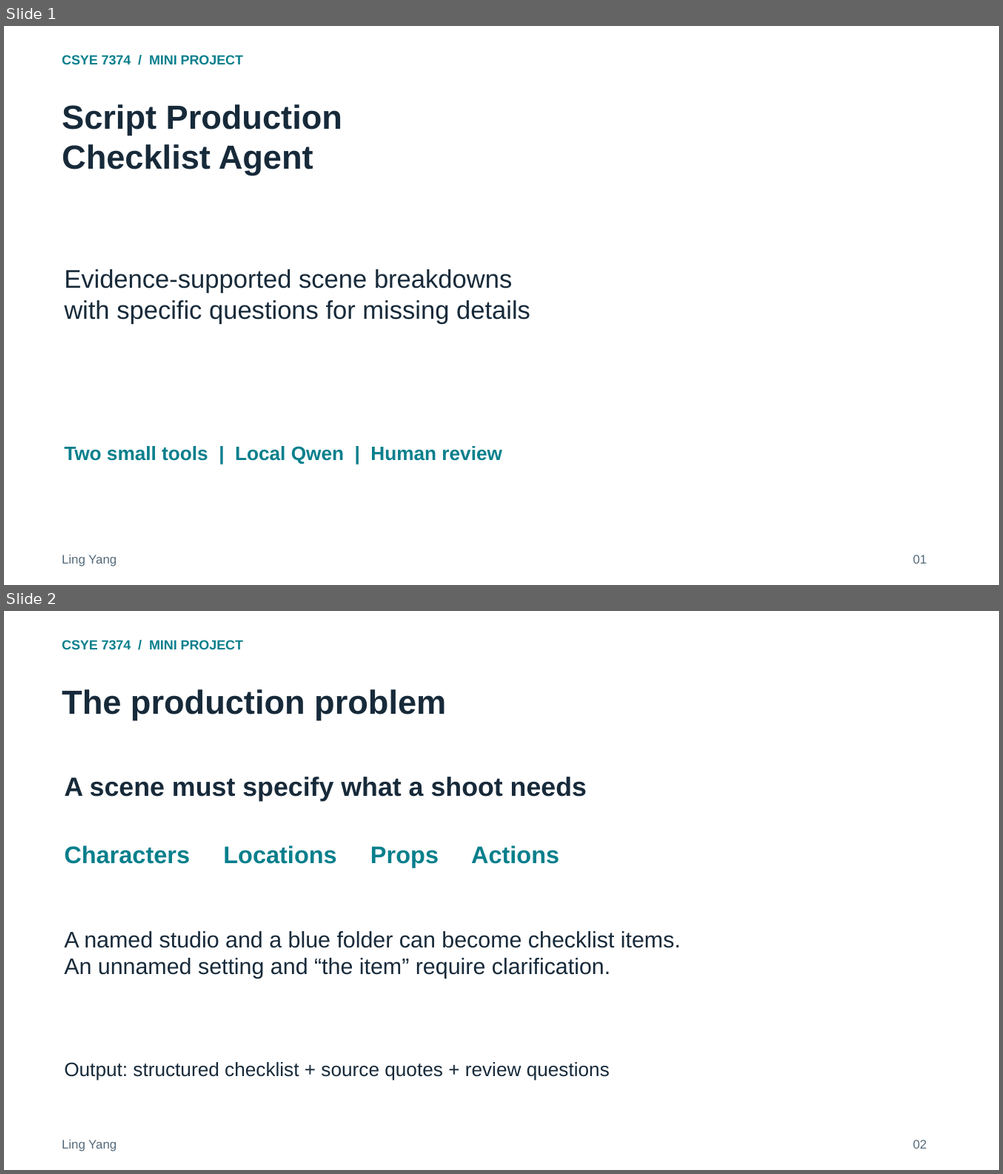
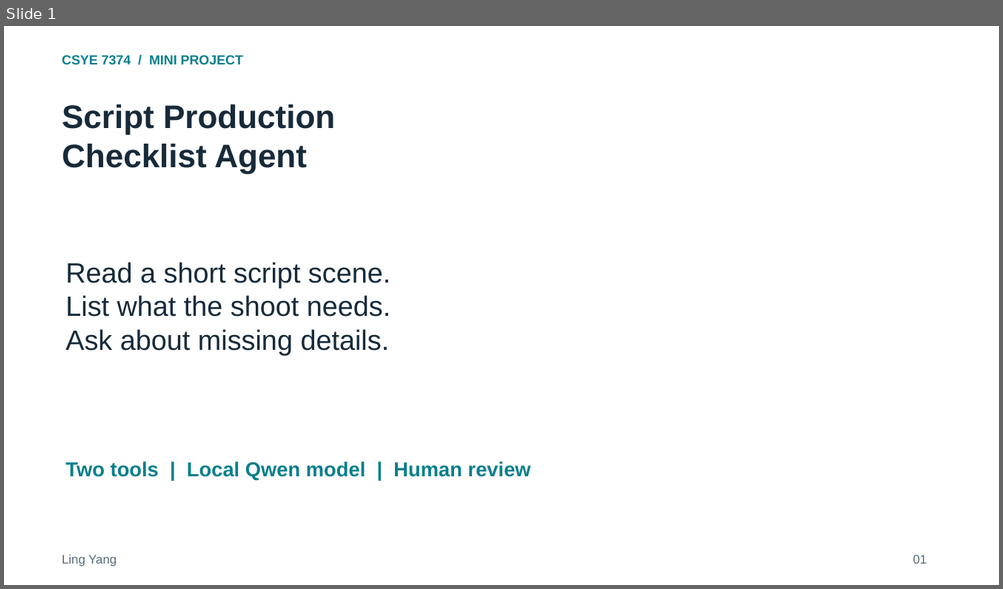
Before and after one commit to ling0021/script-production-checklist-agent, a slide deck: deliverables/Project_Presentation.pptx. Shown one above the other, each under a label of ours: slides 1 and 2 before the commit, slide 1 after it. The pictures are 1003x1174 and 1003x589 pixels, drawn with LibreOffice and Linux fonts; fonts in the diff are those of the drawing. Boxes give left, top, right and bottom in pixels: in the first picture for what was removed or moved away, otherwise in the second. Text is boxed around its words. In the diff, an @@ line names an element or a change of style, - is before the commit and + after.

```diff
--- a/deliverables/Project_Presentation.pptx
+++ b/deliverables/Project_Presentation.pptx
@@ slide 2 removed at [4,611,999,1170], background #FFFFFF @@
@@ text removed at [62,640,243,650] @@
-CSYE 7374 / MINI PROJECT
@@ text removed at [62,689,446,720] @@
-The production problem
@@ text removed at [64,777,586,801] @@
-A scene must specify what a shoot needs
@@ text removed at [64,846,559,869] @@
-Characters Locations Props Actions
@@ text removed at [64,931,680,979] @@
-A named studio and a blue folder can become checklist items.
-An unnamed setting and “the item” require clarification.
@@ text removed at [64,1062,609,1081] @@
-Output: structured checklist + source quotes + review questions
@@ text removed at [62,1140,116,1152] @@
-Ling Yang
@@ text removed at [913,1140,927,1149] @@
-02
@@ slide 1 changed as well @@
@@ text "Script Production" at [62,104,335,173]: size 32.2 to 31.5 pt @@
@@ text at [65,262,390,355]: text changed; size 24.8 to 27 pt @@
-Evidence-supported scene breakdowns
-with specific questions for missing details
+Read a short script scene.
+List what the shoot needs.
+Ask about missing details.
@@ text at [65,462,531,480]: text changed; size 18.8 to 19.5 pt @@
-Two small tools | Local Qwen | Human review
+Two tools | Local Qwen model | Human review
```
Also in this commit, not shown: 5 other slides changed, 2 slides added, 1 other slide removed, 1 other file.
